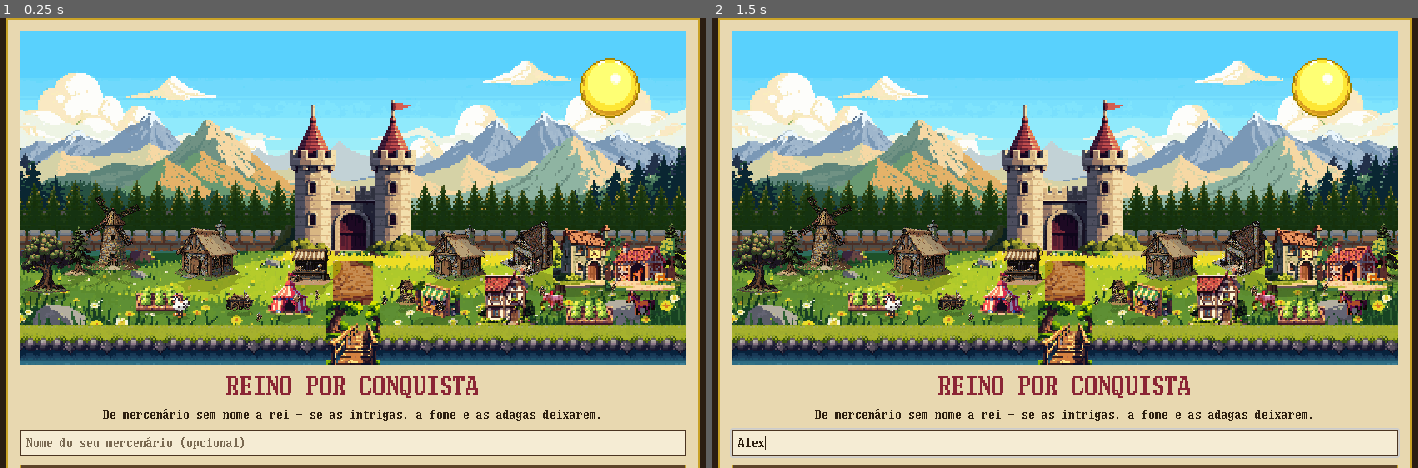
Above: before the commit, frames 1-2 (left to right).
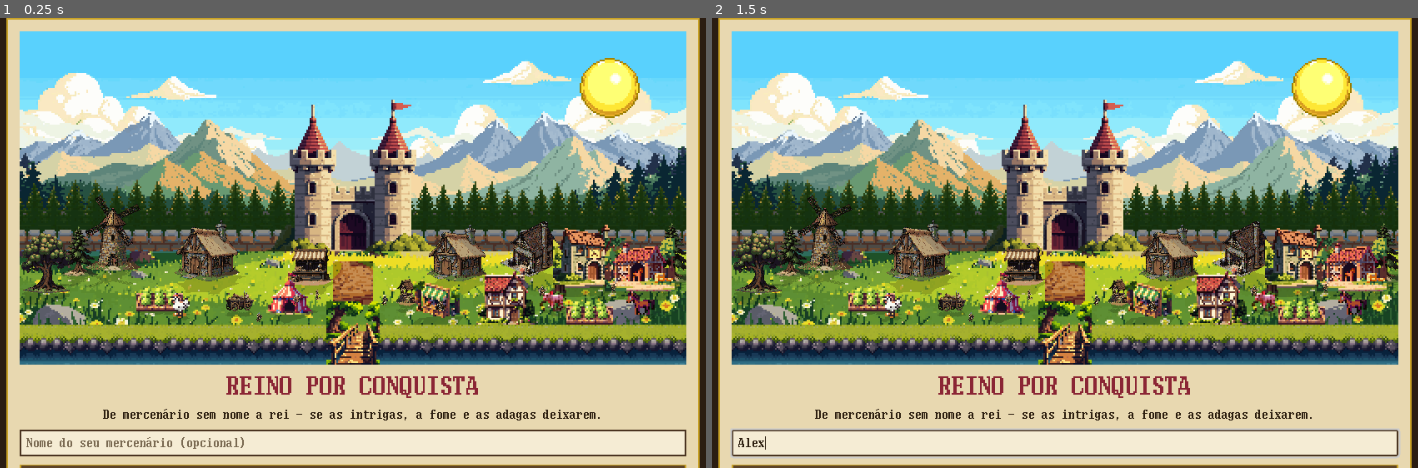
Above: after the commit, the same moments.

Repository: FelpsLuz/livro-receitas
Game: Godot game, scene res://cenas/principal.tscn
Two runs of this game, one before a commit and one after it. Both use one fixed random seed, a clock stepped at 60 frames per second and the inputs below.
Inputs (mouse positions are in pixels of both pictures, inside the frame that each line leads up to):
- Up to frame 1 (0.25 s): no input
- Up to frame 2 (1.5 s): click (1065, 441) at 0.52 s; type "Alex" at 0.6 s; tap Enter at 1.25 s

The runs differ from the first frame. In frame 1, 8.8% of the frame differs, in the area x 0-100%, y 0-100%; in frame 2, 8.9%.

Commit message:
Addendum v3 §I 1–4: coesão na Godot — C2 para experimental, sombra de nó, §F via modulate
§I.1 — C2 fora do pipeline: ferramentas/experimental/c2_anel.py preserva a
técnica do anel e o achado (/v2/inpaint não insere objeto, só harmoniza);
pipeline_cenario.py agora gera objeto ISOLADO (pixflux, no_background, 1:1)
com SUFIXO_PERSPECTIVA (§B.1) contra o 3/4; camada+sombra C2 removidas do
runtime. Classificador L-ratio deletado do pipeline.

§I.2 — pixel-perfect (§G): stretch mode viewport, snaps 2D ON.

§I.3 — sombra de contato de nó (scripts/sombra_contato.gd): cópia achatada
scale (1,-0.28) + skew -0.55 (calibrado no render: positivo entorta para a
direita) para construções; elipse 16x6 (assets_v2/fx) para objetos pequenos.
Sprites de objeto ancorados na BASE.

§I.4 — composição por fatias (scripts/cenario_v2_cena.gd + bandas.gd GERADO
de bandas.py): placa fatiada em nós por banda (partição FATIAS sem overlap);
floresta contida por véu multiply em gradiente (modulate na fatia criava
emenda no meio das copas); rio -8% + véu na cor média (contém specular);
construções +8% de valor. Render de prova: tests/render_cenario_v2.gd.

Testes: 447 checagens por script passam (nucleo 34, arte 39, overhaul 31,
reino 59, combate 47, cerco 53, marchas 58, fase3 67, sprites 11, vila 43,
barramento 5). teste_cenas.tscn trava neste container TAMBÉM sem estas
mudanças (verificado com git stash) — limitação do ambiente, não regressão.

Zero chamadas de API: gasto segue US$ 0.0771 de 1.50.

Co-Authored-By: Claude Fable 5 <noreply@anthropic.com>
Claude-Session: https://claude.ai/code/session_01WsmXkEpCuL1sCQNLixPPeW

Diff:
--- a/reino-por-conquista-godot/project.godot
+++ b/reino-por-conquista-godot/project.godot
@@ -22,12 +22,16 @@
 
 window/size/viewport_width=960
 window/size/viewport_height=540
-window/stretch/mode="canvas_items"
+window/stretch/mode="viewport"
 window/stretch/aspect="keep"
 window/handheld/orientation=1
 
 [rendering]
 
+; §G do addendum v3: sem os snaps, skew/scale fracionário nas sombras de
+; contato gera tremulação de subpixel.
+2d/snap/snap_2d_transforms_to_pixel=true
+2d/snap/snap_2d_vertices_to_pixel=true
 textures/canvas_textures/default_texture_filter=0
 renderer/rendering_method="gl_compatibility"
 renderer/rendering_method.mobile="gl_compatibility"
--- /dev/null
+++ b/reino-por-conquista-godot/scripts/bandas.gd
@@ -0,0 +1,28 @@
+# GERADO por ferramentas/cenario_v2/bandas.py — NÃO EDITAR À MÃO.
+# Fonte única do orçamento vertical (spec §1). Para mudar um Y,
+# mude bandas.py e rode: python3 ferramentas/cenario_v2/bandas.py --gd
+class_name Bandas
+
+const CANVAS_W := 400
+const CANVAS_H := 200
+const CASTELO_BASE := 116
+const CASTELO_TOPO := 44
+const CAMPO_MINIMO := 53
+
+const BANDAS := {
+	"ceu": Vector2i(0, 58),
+	"montanhas": Vector2i(47, 82),
+	"floresta": Vector2i(78, 107),
+	"muralha": Vector2i(98, 116),
+	"campo": Vector2i(111, 169),
+	"rio": Vector2i(167, 189),
+	"margem": Vector2i(187, 200),
+}
+
+const FATIAS := {
+	"fundo": Vector2i(0, 78),
+	"floresta": Vector2i(78, 111),
+	"campo": Vector2i(111, 167),
+	"rio": Vector2i(167, 187),
+	"margem": Vector2i(187, 200),
+}
--- /dev/null
+++ b/reino-por-conquista-godot/scripts/cenario_v2_cena.gd
@@ -0,0 +1,129 @@
+# ============================================================
+# CENÁRIO v2 — composição em camadas na Godot (addendum v3).
+# A placa base entra FATIADA em nós por banda (Bandas.FATIAS, gerado de
+# bandas.py) para que cada banda tenha o seu modulate: é aqui que vivem as
+# correções de hierarquia de valor (§F.1) e de contenção do rio (§F.2),
+# sem custo de API. Objetos são sprites isolados ancorados na BASE, cada
+# um com sombra de contato de nó (sombra_contato.gd, §C).
+# Canvas de arte: 400×200; desenhar dentro de um SubViewport com NEAREST
+# e escalar por inteiro (a arquitetura §D.1 ganha o shader de estação
+# no passo 8 da §I).
+# ============================================================
+class_name CenarioV2Cena
+extends Node2D
+
+const PLACA := "res://assets_v2/cenario/base/placa_base.png"
+const SPRITES := "res://assets_v2/cenario/sprites/"
+
+# ---- §F.1/§F.2 — hierarquia de valor via modulate, calibrável num lugar só ----
+# Floresta: escurecida/dessaturada ~15% via VÉU multiply em gradiente (as
+# árvores atravessam a linha de corte fundo/floresta — modulate na fatia
+# criaria uma emenda horizontal no meio das copas; o gradiente entra
+# transparente no céu e chega cheio nos troncos, sem emenda).
+const TINTA_FLORESTA := Color(0.82, 0.86, 0.88)
+const VEU_FLORESTA_TOPO := 58      # começa no topo das copas (banda ceu/serra)
+# Rio: banda inteira -8%; o specular é contido pelo véu (abaixo).
+const MOD_RIO := Color(0.92, 0.92, 0.92)
+# Véu do rio: ColorRect na cor média da banda (medida da placa: 115,175,171)
+# por cima do specular — squash de contraste ~40% e os pontos brancos mais
+# fracos somem (~metade da densidade aparente).
+const VEU_RIO := Color(115.0 / 255.0, 175.0 / 255.0, 171.0 / 255.0, 0.35)
+# Construções: telhado/fachada puxados para MAIS claros que o entorno.
+const MOD_CONSTRUCAO := Color(1.08, 1.05, 1.0)
+
+# Evolução: quais objetos existem em cada nível (N0..N5). Por enquanto só a
+# casa do piloto; o lote do §I.6 preenche o resto da tabela.
+const NIVEIS := {
+	0: [],
+	1: [{"sprite": "casa_sape", "pos": Vector2i(112, 155)}],
+}
+
+var nivel := 1:
+	set(v):
+		nivel = v
+		_montar()
+
+
+func _ready() -> void:
+	_montar()
+
+
+func _montar() -> void:
+	for filho in get_children():
+		filho.queue_free()
+
+	var placa: Texture2D = load(PLACA)
+
+	# ---- fatias da placa, uma por banda, cada uma com o seu modulate ----
+	var mods := {
+		"fundo": Color.WHITE,
+		"floresta": Color.WHITE,      # o véu em gradiente faz o §F.1
+		"campo": Color.WHITE,
+		"rio": MOD_RIO,
+		"margem": Color.WHITE,
+	}
+	for fatia in Bandas.FATIAS:
+		var faixa: Vector2i = Bandas.FATIAS[fatia]
+		var at := AtlasTexture.new()
+		at.atlas = placa
+		at.region = Rect2(0, faixa.x, Bandas.CANVAS_W, faixa.y - faixa.x)
+		var sp := Sprite2D.new()
+		sp.name = "Fatia_" + fatia
+		sp.texture = at
+		sp.centered = false
+		sp.position = Vector2(0, faixa.x)
+		sp.modulate = mods[fatia]
+		sp.texture_filter = CanvasItem.TEXTURE_FILTER_NEAREST
+		add_child(sp)
+
+	# ---- véu da floresta (§F.1): multiply em gradiente vertical ----
+	var grad := Gradient.new()
+	grad.colors = PackedColorArray([Color.WHITE, TINTA_FLORESTA, TINTA_FLORESTA])
+	grad.offsets = PackedFloat32Array([0.0, 0.35, 1.0])
+	var gtex := GradientTexture2D.new()
+	gtex.gradient = grad
+	gtex.fill_from = Vector2(0, 0)
+	gtex.fill_to = Vector2(0, 1)
+	var fim_floresta: int = Bandas.FATIAS["floresta"].y
+	gtex.width = 4
+	gtex.height = fim_floresta - VEU_FLORESTA_TOPO
+	var veu_fl := Sprite2D.new()
+	veu_fl.name = "VeuFloresta"
+	veu_fl.texture = gtex
+	veu_fl.centered = false
+	veu_fl.position = Vector2(0, VEU_FLORESTA_TOPO)
+	veu_fl.scale = Vector2(Bandas.CANVAS_W / 4.0, 1.0)
+	var mat := CanvasItemMaterial.new()
+	mat.blend_mode = CanvasItemMaterial.BLEND_MODE_MUL
+	veu_fl.material = mat
+	add_child(veu_fl)
+
+	# ---- véu do rio (§F.2): contém o specular sem regerar a placa ----
+	var veu := ColorRect.new()
+	veu.name = "VeuRio"
+	var rio: Vector2i = Bandas.FATIAS["rio"]
+	veu.position = Vector2(0, rio.x)
+	veu.size = Vector2(Bandas.CANVAS_W, rio.y - rio.x)
+	veu.color = VEU_RIO
+	add_child(veu)
+
+	# ---- objetos do nível, ancorados na BASE, com sombra de nó (§C) ----
+	var objetos: Array = []
+	for n in NIVEIS:
+		if n <= nivel:
+			objetos.append_array(NIVEIS[n])
+	for obj in objetos:
+		var tex: Texture2D = load(SPRITES + obj["sprite"] + ".png")
+		var sp := Sprite2D.new()
+		sp.name = obj["sprite"]
+		sp.texture = tex
+		sp.centered = false
+		# origem na BASE (meio-embaixo): a sombra espelha a partir dela e o
+		# Y da posição é a linha de chão nas bandas.
+		sp.offset = Vector2(-tex.get_width() / 2.0, -tex.get_height())
+		sp.position = Vector2(obj["pos"])
+		sp.modulate = MOD_CONSTRUCAO
+		sp.z_index = 1
+		sp.texture_filter = CanvasItem.TEXTURE_FILTER_NEAREST
+		add_child(sp)
+		add_child(SombraContato.criar_sombra(sp))
--- /dev/null
+++ b/reino-por-conquista-godot/scripts/sombra_contato.gd
@@ -0,0 +1,49 @@
+# ============================================================
+# SOMBRA DE CONTATO — addendum v3 §C. Sombra é NÓ, não asset de IA.
+# O classificador L-ratio foi rejeitado (a "sombra extraída" era ruído);
+# aqui a consistência vem por construção: mesma direção, mesmo alpha,
+# custo zero, e funciona sobre grama/neve/terra/pedra sem alteração.
+# ============================================================
+class_name SombraContato
+
+# Sol no canto superior-DIREITO (SUFIXO_LUZ) -> sombra para baixo-ESQUERDA.
+# Calibrar UMA vez contra docs/referencia.png e congelar: 100% dos objetos
+# usam estas constantes, a cena inteira concorda sobre a luz por construção.
+# NEGATIVO: em Node2D, skew positivo entorta o eixo Y para a DIREITA — o
+# render de calibração provou que baixo-esquerda pede sinal negativo.
+const SKEW := -0.55
+const ACHATAMENTO := -0.28
+const ALPHA_CONSTRUCAO := 0.35
+const ALPHA_PEQUENO := 0.30
+
+const ELIPSE := "res://assets_v2/fx/sombra_elipse.png"   # 16x6, radial
+
+
+# Construções: cópia do sprite achatada e espelhada a partir da base.
+static func criar_sombra(sprite: Sprite2D) -> Sprite2D:
+	var s := Sprite2D.new()
+	s.name = sprite.name + "Sombra"
+	s.texture = sprite.texture
+	s.centered = sprite.centered
+	s.offset = sprite.offset
+	s.position = sprite.position
+	s.modulate = Color(0.0, 0.0, 0.0, ALPHA_CONSTRUCAO)
+	s.scale = Vector2(1.0, ACHATAMENTO)     # achata e espelha para baixo
+	s.skew = SKEW
+	s.z_index = sprite.z_index - 1
+	s.texture_filter = CanvasItem.TEXTURE_FILTER_NEAREST
+	return s
+
+
+# Objetos pequenos (aldeões, barris, poço): cópia achatada de sprite de 8px
+# vira borrão — usa elipse única escalada pela largura do pé.
+static func criar_elipse(sprite: Sprite2D, largura_pe: float) -> Sprite2D:
+	var e := Sprite2D.new()
+	e.name = sprite.name + "Sombra"
+	e.texture = load(ELIPSE)
+	e.position = sprite.position
+	e.modulate = Color(0.0, 0.0, 0.0, ALPHA_PEQUENO)
+	e.scale.x = largura_pe / 16.0
+	e.z_index = sprite.z_index - 1
+	e.texture_filter = CanvasItem.TEXTURE_FILTER_NEAREST
+	return e
--- /dev/null
+++ b/reino-por-conquista-godot/tests/render_cenario_v2.gd
@@ -0,0 +1,35 @@
+# ============================================================
+# RENDER DO CENÁRIO v2 — prova visual do §I.5 (addendum v3).
+# Renderiza o N pedido num SubViewport 400×200 NEAREST e salva 1× e 2×
+# (o 2× é upscale por inteiro, nunca fracionário).
+#   xvfb-run godot --rendering-driver opengl3 --path . \
+#       --script res://tests/render_cenario_v2.gd
+# ============================================================
+extends SceneTree
+
+func _initialize() -> void:
+	var vp := SubViewport.new()
+	vp.size = Vector2i(400, 200)
+	vp.canvas_item_default_texture_filter = Viewport.DEFAULT_CANVAS_ITEM_TEXTURE_FILTER_NEAREST
+	vp.render_target_update_mode = SubViewport.UPDATE_ALWAYS
+	root.add_child(vp)
+
+	var cena := CenarioV2Cena.new()
+	vp.add_child(vp_preparar(cena))
+
+	for nivel in [1, 0]:
+		cena.nivel = nivel
+		for i in 6:
+			await process_frame
+		var img := vp.get_texture().get_image()
+		var base := "user://cenario_v2_n%d" % nivel
+		img.save_png(base + "_1x.png")
+		var dobro := img.duplicate()
+		dobro.resize(800, 400, Image.INTERPOLATE_NEAREST)
+		dobro.save_png(base + "_2x.png")
+		print("💾 ", ProjectSettings.globalize_path(base + "_2x.png"))
+
+	quit(0)
+
+func vp_preparar(cena: Node) -> Node:
+	return cena
Not shown, added: reino-por-conquista-godot/assets_v2/cenario/base/placa_base.png.import
Not shown, added: reino-por-conquista-godot/assets_v2/cenario/base/placa_modelo.png.import
Binary file removed: reino-por-conquista-godot/assets_v2/cenario/camadas/casa_sape.png
Not shown, changed: reino-por-conquista-godot/assets_v2/cenario/manifesto.json
Binary file removed: reino-por-conquista-godot/assets_v2/cenario/sombras/casa_sape.png
Binary file changed: reino-por-conquista-godot/assets_v2/cenario/sprites/casa_sape.png
Not shown, added: reino-por-conquista-godot/assets_v2/cenario/sprites/casa_sape.png.import
Binary file added: reino-por-conquista-godot/assets_v2/fx/sombra_elipse.png
Not shown, added: reino-por-conquista-godot/assets_v2/fx/sombra_elipse.png.import
Not shown, added: docs/SPEC_CENARIO_ADDENDUM_v2.1.md
Not shown, added: docs/SPEC_CENARIO_ADDENDUM_v3.md
Not shown, changed: ferramentas/cenario_v2/bandas.py
(and 3 more such lines)
